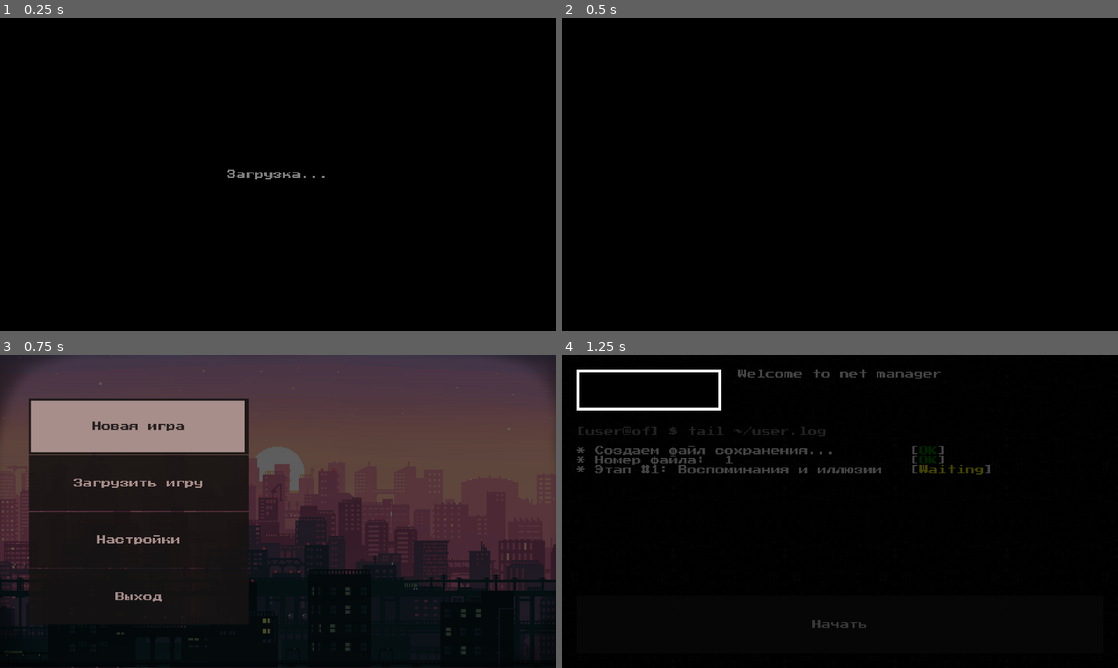
Above: before the commit, frames 1-4 (two rows, left to right).
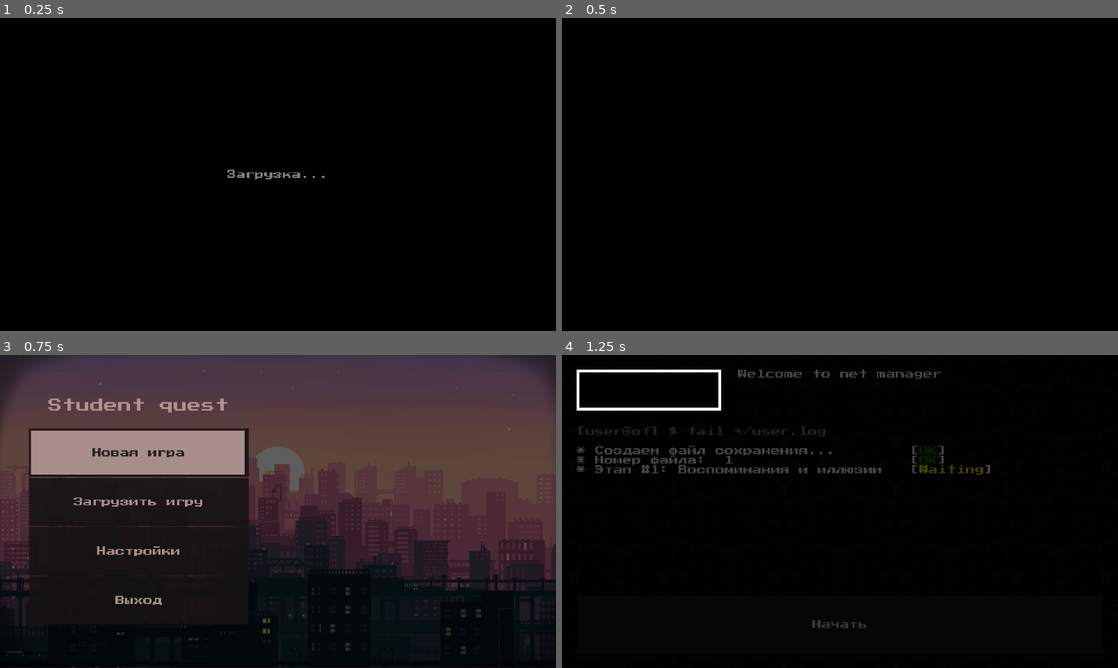
Above: after the commit, the same moments.

Repository: ordinary-dev/student-quest
Game: Godot game, scene res://Scenes/entry.tscn
The game is run twice, just before and just after one commit, with the same random seed, the same clock (stepped at 60 frames per second) and the same inputs.
Inputs:
- Up to frame 1 (0.25 s): no input
- Up to frame 2 (0.5 s): no input
- Up to frame 3 (0.75 s): click "Новая игра" at 0.5 s
- Up to frame 4 (1.25 s): no input

Frames 1-2 are identical in both runs. In frame 3, 7.8% of the frame differs, in the area x 5-45%, y 13-80%; in frame 4, nothing differs.

Commit message:
Add title to the menu

Diff:
--- a/Scenes/menu/menu.tscn
+++ b/Scenes/menu/menu.tscn
@@ -8,6 +8,7 @@
 [ext_resource path="res://Audio/music/Kalaido_Hanging_Lanterns.ogg" type="AudioStream" id=6]
 [ext_resource path="res://Scenes/templates/Button.tscn" type="PackedScene" id=7]
 [ext_resource path="res://Sprites/noise_frames/noise.tres" type="SpriteFrames" id=8]
+[ext_resource path="res://Fonts/PressStart_Res/Pixel_font_large.tres" type="DynamicFont" id=9]
 
 [sub_resource type="GDScript" id=1]
 resource_name = "Main"
@@ -143,28 +144,38 @@
 "_edit_use_anchors_": false
 }
 
+[node name="Label" type="Label" parent="HBoxContainer/MarginContainer/VBoxContainer"]
+margin_top = -1.0
+margin_right = 758.0
+margin_bottom = 99.0
+rect_min_size = Vector2( 0, 100 )
+custom_fonts/font = ExtResource( 9 )
+text = "Student quest"
+align = 1
+
 [node name="ColorRect5" parent="HBoxContainer/MarginContainer/VBoxContainer" instance=ExtResource( 7 )]
-margin_right = 758.0
-margin_bottom = 192.0
+margin_top = 104.0
+margin_right = 758.0
+margin_bottom = 270.0
 size_flags_vertical = 3
 btn_text = "Новая игра"
 
 [node name="ColorRect6" parent="HBoxContainer/MarginContainer/VBoxContainer" instance=ExtResource( 7 )]
-margin_top = 196.0
-margin_right = 758.0
-margin_bottom = 388.0
+margin_top = 274.0
+margin_right = 758.0
+margin_bottom = 440.0
 size_flags_vertical = 3
 btn_text = "Загрузить игру"
 
 [node name="ColorRect7" parent="HBoxContainer/MarginContainer/VBoxContainer" instance=ExtResource( 7 )]
-margin_top = 392.0
-margin_right = 758.0
-margin_bottom = 584.0
+margin_top = 444.0
+margin_right = 758.0
+margin_bottom = 610.0
 size_flags_vertical = 3
 btn_text = "Настройки"
 
 [node name="ColorRect8" parent="HBoxContainer/MarginContainer/VBoxContainer" instance=ExtResource( 7 )]
-margin_top = 588.0
+margin_top = 614.0
 margin_right = 758.0
 margin_bottom = 780.0
 size_flags_vertical = 3
Not shown: 1 places in Scenes/menu/menu.tscn that only renumber resources
